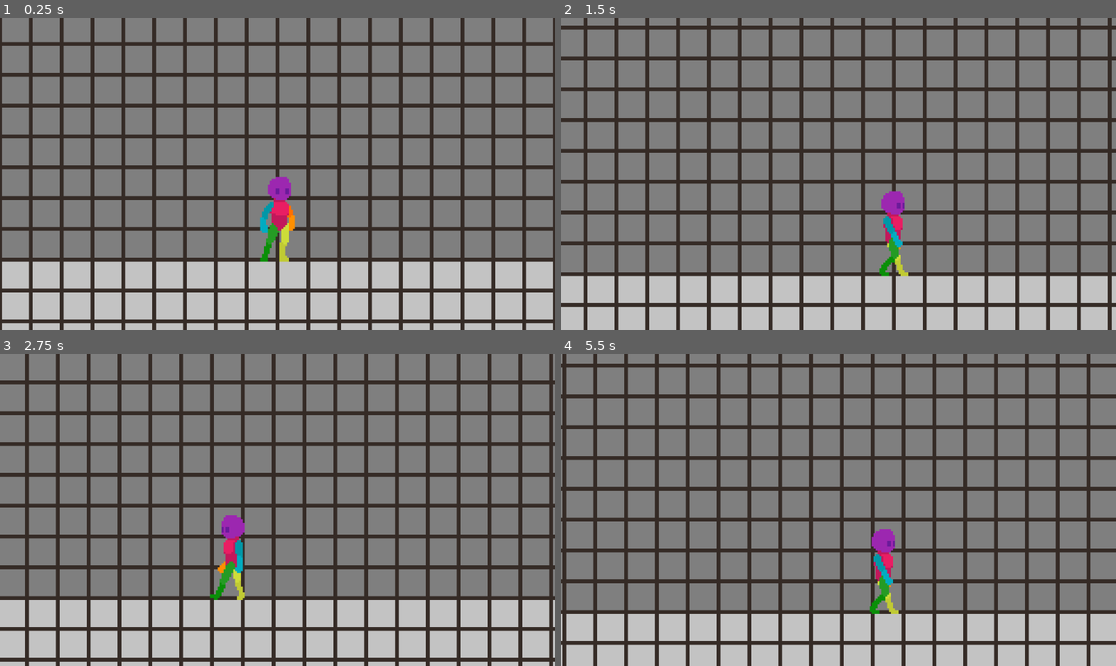
Above: before the commit, frames 1-4 (two rows, left to right).
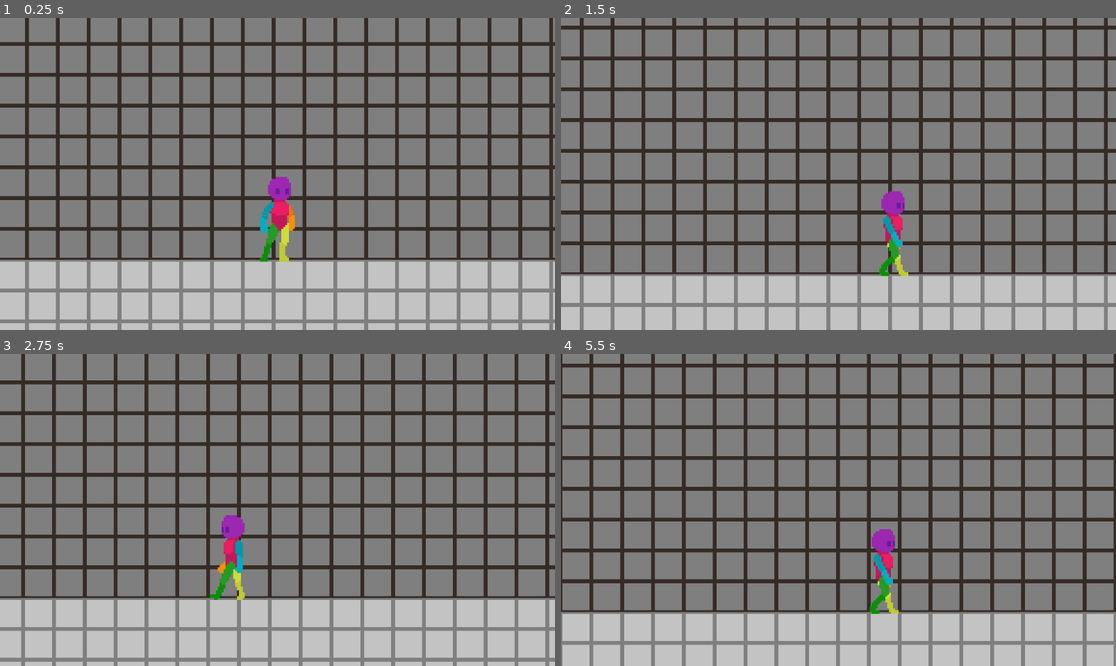
Above: after the commit, the same moments.

Repository: raumonte/Shovel_Gam_Jam
Game: Godot game, scene res://Scenes/DevLevel.tscn
Same seed, same stepped clock (60 frames per second), same inputs: the game is played once before the commit and once after it. This scene is started directly instead of the project's main scene.
Inputs:
- Up to frame 1 (0.25 s): no input
- Up to frame 2 (1.5 s): tap Enter (ui_accept) at 0.5, 0.77 s; hold Shift (Ability_1) 0.53-1.28 s; hold Right (ui_right) from 0.53 s (still down); tap Shift (Ability_1) at 1.35 s
- Up to frame 3 (2.75 s): tap Enter (ui_accept) at 1.52 s; release Right (ui_right) at 2.03 s; hold Left (ui_left) from 2.03 s (still down); hold Shift (Ability_1) from 2.03 s (still down)
- Up to frame 4 (5.5 s): release Left (ui_left) at 2.78 s; release Shift (Ability_1) at 2.78 s; hold Right (ui_right) 2.78-4.28 s; tap Shift (Ability_1) at 2.85, 4.35 s; tap Enter (ui_accept) at 3.02, 3.77, 4.52 s; hold Shift (Ability_1) 3.53-4.28 s; hold Left (ui_left) 4.28-5.03 s; hold Right (ui_right) from 5.03 s (still down); hold Shift (Ability_1) from 5.03 s (still down)

The runs differ from the first frame. In frame 1, 25% of the frame differs, in the area x 0-100%, y 0-100%; in frame 2, 24%; in frame 3, 25%; in frame 4, 24%.

Commit message:
Renamed a bunch of stuff playerwise
Renamed Player Nodes
Changed Border Color on DevLevel to make is easier on the eyes

Diff:
--- a/Scenes/DevLevel.tscn
+++ b/Scenes/DevLevel.tscn
@@ -185,5 +185,6 @@
 
 [node name="TileMapLayer" type="TileMapLayer" parent="TileLayers"]
 z_index = 1
+position = Vector2(-2, 0)
 tile_map_data = PackedByteArray("AADn/wAAAAAGAAwAAADo/wAAAAAGAAwAAADp/wAAAAAGAAwAAADq/wAAAAAGAAwAAADr/wAAAAAGAAwAAADs/w …(13840 unchanged characters)…
 tile_set = SubResource("TileSet_1bib3")
--- a/Scenes/Player.tscn
+++ b/Scenes/Player.tscn
@@ -245,7 +245,7 @@
 [node name="Player" type="CharacterBody2D"]
 script = ExtResource("1_kyqiw")
 
-[node name="AnimatedSprite2D" type="AnimatedSprite2D" parent="."]
+[node name="Player Sprite" type="AnimatedSprite2D" parent="."]
 position = Vector2(2, -27)
 sprite_frames = SubResource("SpriteFrames_opqna")
 animation = &"Land"
@@ -253,6 +253,6 @@
 frame = 3
 frame_progress = 0.780082
 
-[node name="CollisionShape2D" type="CollisionShape2D" parent="."]
+[node name="Player Collision" type="CollisionShape2D" parent="."]
 position = Vector2(0, -22)
 shape = SubResource("CapsuleShape2D_00okb")
--- a/Scripts/Player.gd
+++ b/Scripts/Player.gd
@@ -2,8 +2,9 @@
 
 const SPEED = 150.0
 const JUMP_VELOCITY = -350.0
+var RunSpeed = 100.0
 
-@onready var animated_sprite_2d: AnimatedSprite2D = $AnimatedSprite2D
+@onready var player_sprite: AnimatedSprite2D = $"Player Sprite"
 
 func _physics_process(delta: float) -> void:
 	# Add the gravity.
@@ -20,21 +21,26 @@
 
 	#Flip the sprite
 	if direction > 0:
-		animated_sprite_2d.flip_h = false
+		player_sprite.flip_h = false
 	elif direction < 0:
-			animated_sprite_2d.flip_h = true
+			player_sprite.flip_h = true
 
 	#Play Animations
 	if is_on_floor():
 		if direction == 0:
-			animated_sprite_2d.play("Idle")
-		else:
-			animated_sprite_2d.play("Walk")
+			player_sprite.play("Idle")
+		elif direction != 0:
+			player_sprite.play("Walk")
+		elif direction != 0 and Input.is_action_pressed("Ability_1"):
+			player_sprite.play("Run")
+			print("Running")
 	else:
-		animated_sprite_2d.play("Jump")
+		player_sprite.play("Jump")
 
 	if direction:
 		velocity.x = direction * SPEED
+	elif direction and Input.is_action_pressed("Ability_1"):
+		velocity.x = direction * SPEED + RunSpeed
 	else:
 		velocity.x = move_toward(velocity.x, 0, SPEED)
 
--- a/project.godot
+++ b/project.godot
@@ -42,7 +42,7 @@
 ]
 }
 Ability_1={
-"deadzone": 0.2,
+"deadzone": 0.5,
 "events": [Object(InputEventKey,"resource_local_to_scene":false,"resource_name":"","device":-1,"window_id":0,"alt_press …(195 unchanged characters)…
 , Object(InputEventJoypadButton,"resource_local_to_scene":false,"resource_name":"","device":-1,"button_index":7,"pressure":0.0,"pressed":false,"script":null)
 ]
Binary file changed: Sprites/Placeholder/world_tileset.png
